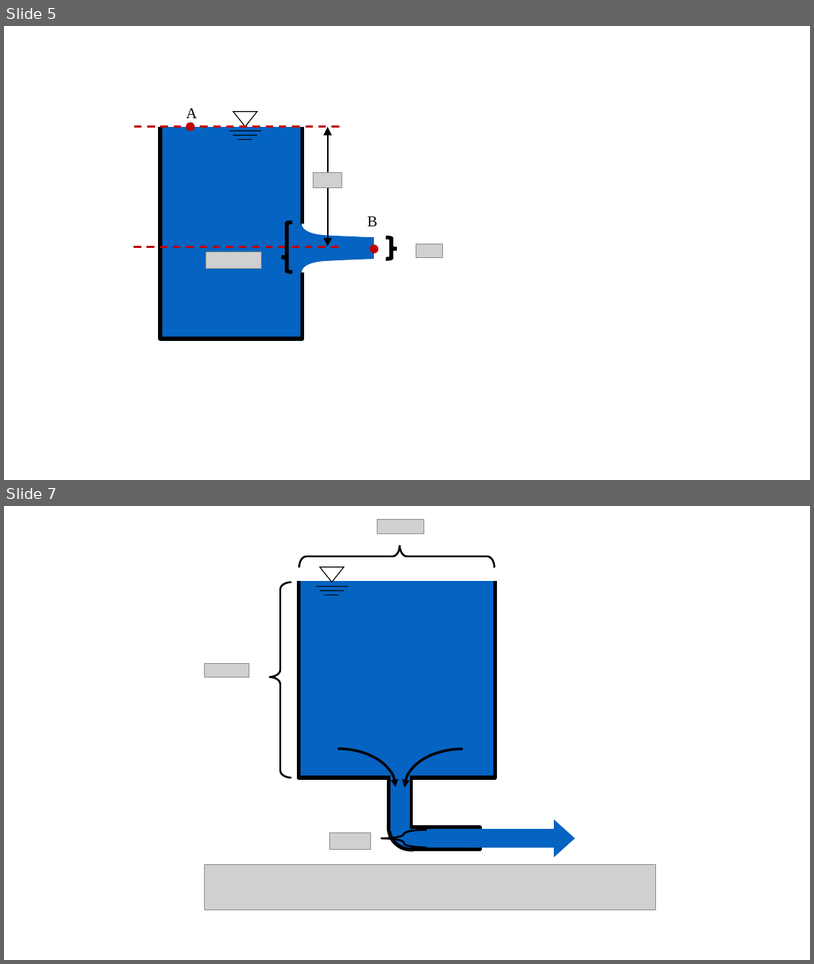
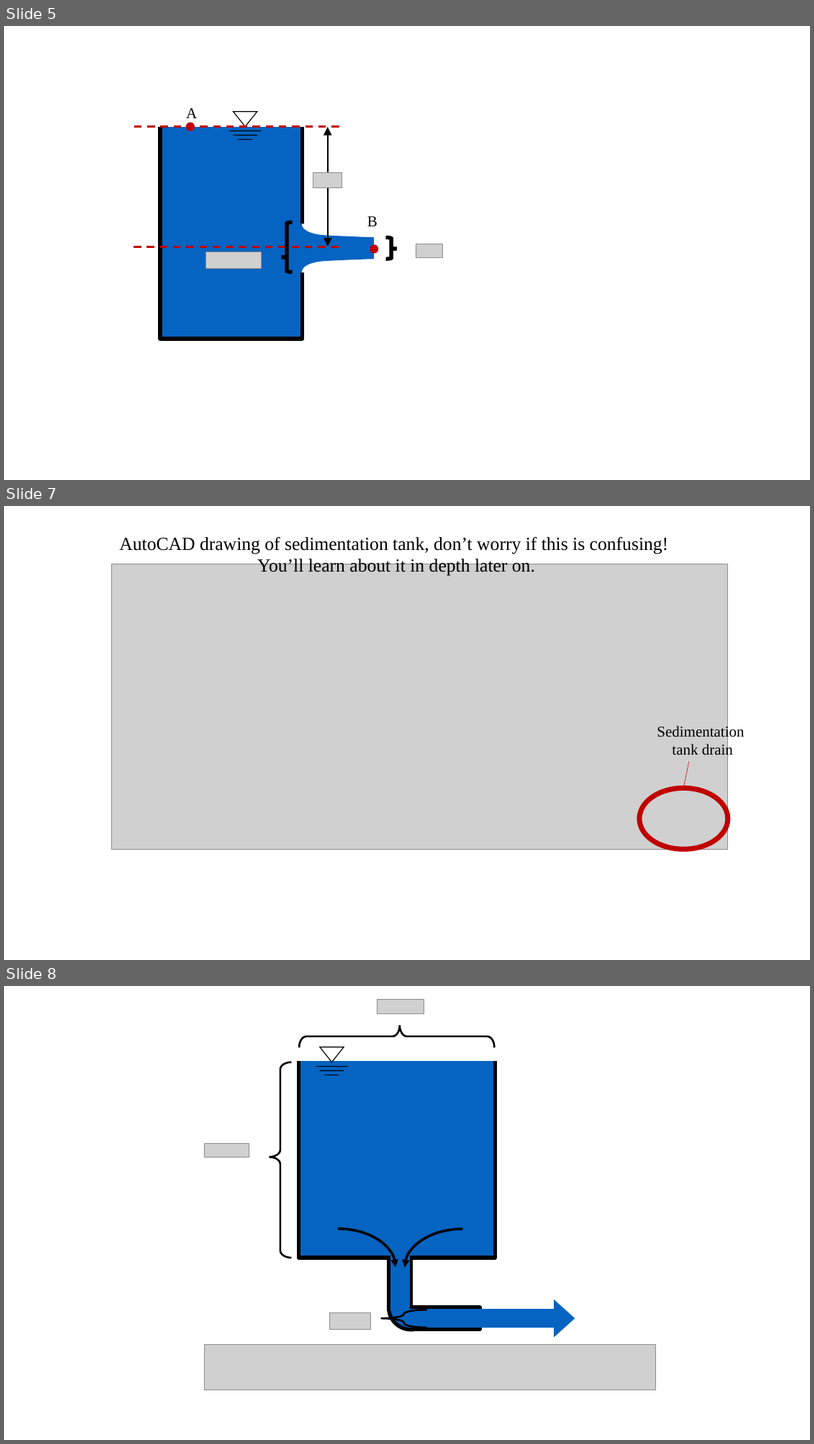
Before and after one commit to AguaClara/SWOT, a slide deck: Summary Sheets/Diagrams.pptx. Shown one above the other, each under a label of ours: slides 5 and 7 before the commit, slides 5, 7 and 8 after it; the slides between them are not shown. The pictures are 814x964 and 814x1444 pixels, drawn with LibreOffice and Linux fonts; fonts in the diff are those of the drawing; grey boxes stand for pictures. Boxes give left, top, right and bottom in pixels: in the first picture for what was removed or moved away, otherwise in the second. Text is boxed around its words. In the diff, an @@ line names an element or a change of style, - is before the commit and + after.

```diff
--- a/Summary Sheets/Diagrams.pptx
+++ b/Summary Sheets/Diagrams.pptx
@@ slide 7 added at bbox=[4, 506, 810, 960], background #FFFFFF @@
@@ group added at bbox=[112, 537, 744, 849]: 2 texts, 1 picture, 1 ellipse, 1 line @@
+Sedimentation
+tank drain
+AutoCAD drawing of sedimentation tank, don’t worry if this is confusing!
+You’ll learn about it in depth later on.
@@ what was slide 7 is now slide 8 @@
```
Also in this commit, not shown: 1 slide changed, 4 other files.
